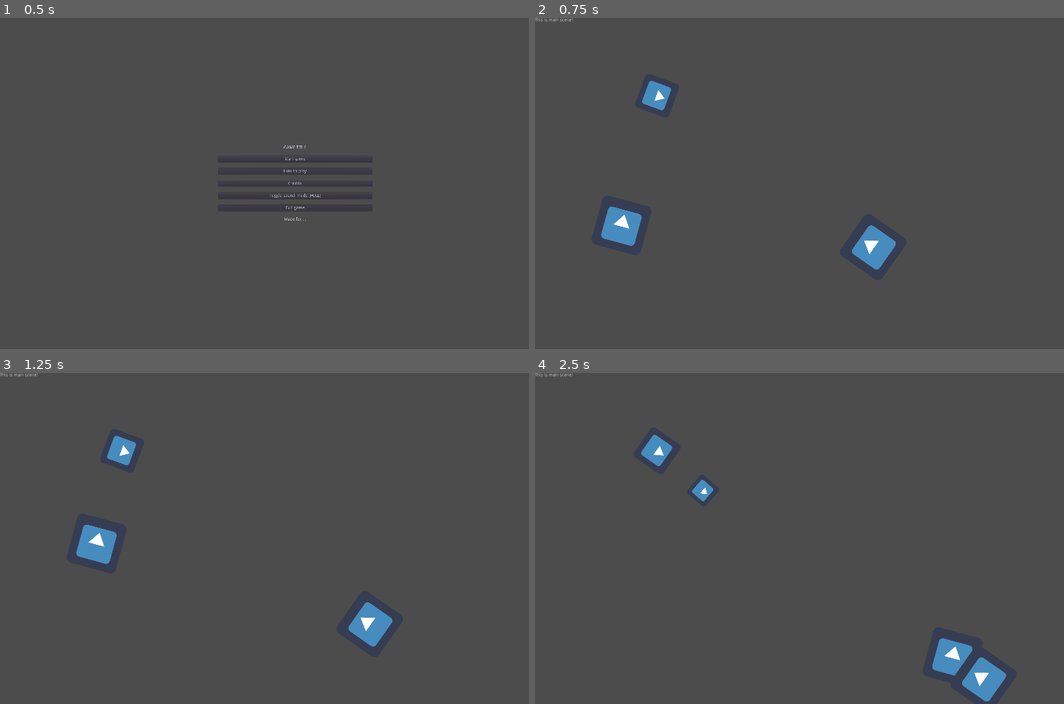
Above: before the commit, frames 1-4 (two rows, left to right).
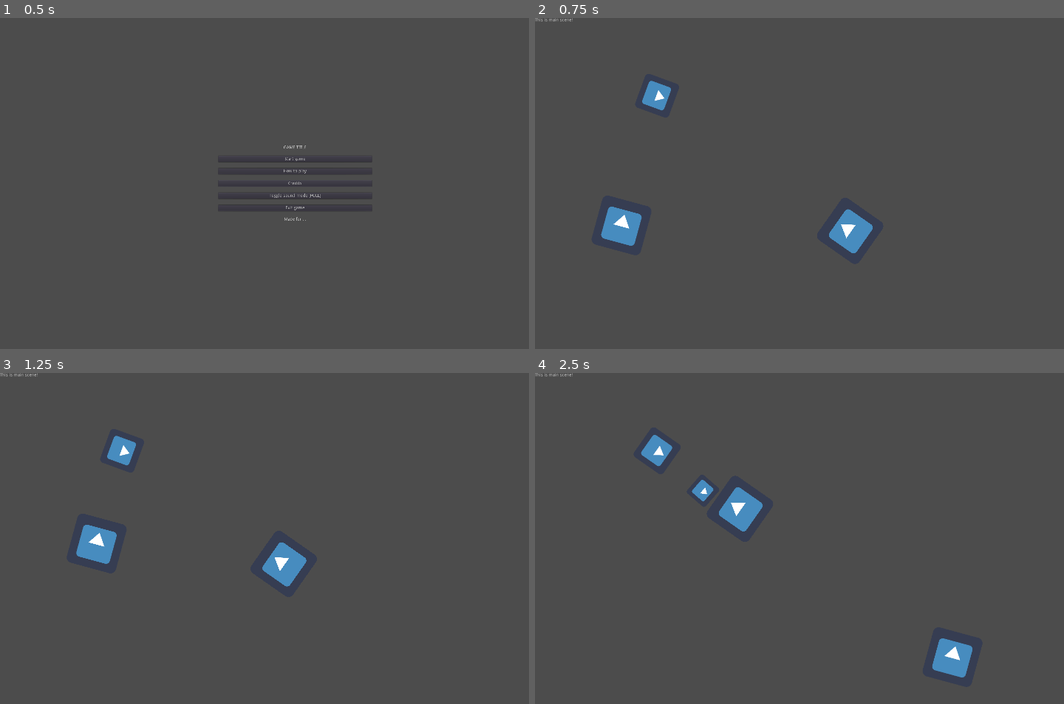
Above: after the commit, the same moments.

Repository: moisesjbc/island-jam-5
Game: Godot game, scene res://menus/main_menu/main_menu.tscn
Two runs of this game, one before a commit and one after it. Both use one fixed random seed, a clock stepped at 60 frames per second and the inputs below. The engine's default icon, where the game draws it, is replaced by a stand-in: a white triangle on a blue panel in a dark square.
Inputs (mouse positions are in pixels of both pictures, inside the frame that each line leads up to):
- Up to frame 1 (0.5 s): no input
- Up to frame 2 (0.75 s): click "Start game" at 0.5 s
- Up to frame 3 (1.25 s): no input
- Up to frame 4 (2.5 s): drag from (630, 541) to (905, 624) at 1.27 s; drag from (635, 531) to (952, 657) at 2.02 s

Frame 1 is identical in both runs. In frame 2, 1.1% of the frame differs, in the area x 55-69%, y 57-76%; in frame 3, 1.3%; in frame 4, 1.4%, in the area x 34-90%, y 34-100%.

Commit message:
Added dish generation

Diff:
--- /dev/null
+++ b/godot-project/game/dish/dish.gd
@@ -0,0 +1,21 @@
+extends Area2D
+
+signal effect_plus_time
+signal effect_minus_time
+
+var effect : String = 'plus_time'
+
+
+func set_combined_effect(effect_1, effect_2):
+	if effect_1 != 'plus' and effect_1 != 'minus':
+		var aux = effect_1
+		effect_1 = effect_2
+		effect_2 = aux
+	effect = "effect_" + effect_1 + '_' + effect_2
+
+
+func _on_dish_body_entered(body):
+	if body.name == 'player':
+		print('player ate me!')
+		print(effect)
+		emit_signal(effect)
--- /dev/null
+++ b/godot-project/game/dish/dish.tscn
@@ -0,0 +1,27 @@
+[gd_scene load_steps=5 format=2]
+
+[ext_resource path="res://game/dish/dish.gd" type="Script" id=1]
+[ext_resource path="res://game/dish/dish.png" type="Texture" id=2]
+
+[sub_resource type="SpriteFrames" id=1]
+animations = [ {
+"frames": [ ExtResource( 2 ) ],
+"loop": true,
+"name": "default",
+"speed": 5.0
+} ]
+
+[sub_resource type="RectangleShape2D" id=2]
+extents = Vector2( 32.8094, 17.5252 )
+
+[node name="dish" type="Area2D"]
+script = ExtResource( 1 )
+
+[node name="sprite" type="AnimatedSprite" parent="."]
+scale = Vector2( 0.0340713, 0.0340713 )
+frames = SubResource( 1 )
+
+[node name="collider" type="CollisionShape2D" parent="."]
+shape = SubResource( 2 )
+
+[connection signal="body_entered" from="." to="." method="_on_dish_body_entered"]
--- a/godot-project/game/main/main.tscn
+++ b/godot-project/game/main/main.tscn
@@ -30,7 +30,6 @@
 position = Vector2( 269.429, 721.008 )
 
 [node name="npc_rabbit" parent="." instance=ExtResource( 6 )]
-editor/display_folded = true
 position = Vector2( 1062.54, 721.008 )
 
 [connection signal="game_over" from="." to="." method="_on_main_game_over"]
--- a/godot-project/game/npc/npc.gd
+++ b/godot-project/game/npc/npc.gd
@@ -1,16 +1,22 @@
 extends KinematicBody2D
 
-
+export (PackedScene) var dish_template = null
 export (int) var speed = 250
 var player = null
 var alive = true
 var dragging : bool = false
 
 
+
 func _ready():
 	player = get_node("../player")
+
 	add_to_group("NPCs")
 	set_process_input(true)
+
+
+func get_effect():
+	return ''
 
 
 func decide_direction(delta):
@@ -50,3 +56,21 @@
 			event.pressed and \
 			event.button_index == BUTTON_LEFT:
 				dragging = not dragging
+
+
+func _on_area_area_entered(area):
+	"""
+	If NPC collides with other and both are dead, transform them into a dish
+	"""
+	if dragging and area.get_parent().is_in_group("NPCs"):
+		var other_npc = area.get_parent()
+		if not alive and not other_npc.alive:
+			if get_effect() != other_npc.get_effect():
+				# Deactivate the processing in the other NPC so this code isn't run again on it.
+				other_npc.set_process(false)
+				var dish = dish_template.instance()
+				dish.set_combined_effect(get_effect(), other_npc.get_effect())
+				dish.global_position = area.global_position
+				get_tree().get_root().add_child(dish)
+				queue_free()
+				other_npc.queue_free()
--- a/godot-project/game/npc/npc.tscn
+++ b/godot-project/game/npc/npc.tscn
@@ -1,11 +1,12 @@
-[gd_scene load_steps=6 format=2]
+[gd_scene load_steps=7 format=2]
 
 [ext_resource path="res://game/npc/npc.gd" type="Script" id=1]
-[ext_resource path="res://game/player/godot.png" type="Texture" id=2]
+[ext_resource path="res://game/dish/dish.tscn" type="PackedScene" id=2]
+[ext_resource path="res://game/player/godot.png" type="Texture" id=3]
 
 [sub_resource type="SpriteFrames" id=1]
 animations = [ {
-"frames": [ ExtResource( 2 ) ],
+"frames": [ ExtResource( 3 ) ],
 "loop": true,
 "name": "default",
 "speed": 5.0
@@ -19,6 +20,7 @@
 
 [node name="npc" type="KinematicBody2D"]
 script = ExtResource( 1 )
+dish_template = ExtResource( 2 )
 
 [node name="sprite" type="AnimatedSprite" parent="."]
 rotation = 1.5708
@@ -30,6 +32,7 @@
 shape = SubResource( 2 )
 
 [node name="area" type="Area2D" parent="."]
+editor/display_folded = true
 
 [node name="CollisionShape2D" type="CollisionShape2D" parent="area"]
 position = Vector2( -1.54002, 1.02668 )
@@ -37,4 +40,5 @@
 
 [connection signal="input_event" from="." to="." method="_on_npc_input_event"]
 [connection signal="mouse_entered" from="." to="." method="_on_npc_mouse_entered"]
+[connection signal="area_entered" from="area" to="." method="_on_area_area_entered"]
 [connection signal="input_event" from="area" to="." method="_on_area_input_event"]
--- a/godot-project/game/npc/npc_orc/npc_orc.gd
+++ b/godot-project/game/npc/npc_orc/npc_orc.gd
@@ -1,13 +1,5 @@
 extends "res://game/npc/npc.gd"
 
-# Declare member variables here. Examples:
-# var a = 2
-# var b = "text"
 
-# Called when the node enters the scene tree for the first time.
-func _ready():
-	pass # Replace with function body.
-
-# Called every frame. 'delta' is the elapsed time since the previous frame.
-#func _process(delta):
-#	pass
+func get_effect():
+	return 'minus'
--- a/godot-project/game/npc/npm_rabbit/npc_rabbit.gd
+++ b/godot-project/game/npc/npm_rabbit/npc_rabbit.gd
@@ -1,5 +1,5 @@
 extends "res://game/npc/npc.gd"
 
 
-func decide_direction(delta):
-	return  -.decide_direction(delta)
+func get_effect():
+	return 'time'
--- a/godot-project/game/npc/npm_rabbit/npc_rabbit.tscn
+++ b/godot-project/game/npc/npm_rabbit/npc_rabbit.tscn
@@ -4,4 +4,5 @@
 [ext_resource path="res://game/npc/npm_rabbit/npc_rabbit.gd" type="Script" id=2]
 
 [node name="npc_rabbit" instance=ExtResource( 1 )]
+editor/display_folded = true
 script = ExtResource( 2 )
Binary file added: godot-project/game/dish/dish.png
Not shown, added: godot-project/game/dish/dish.png.import
